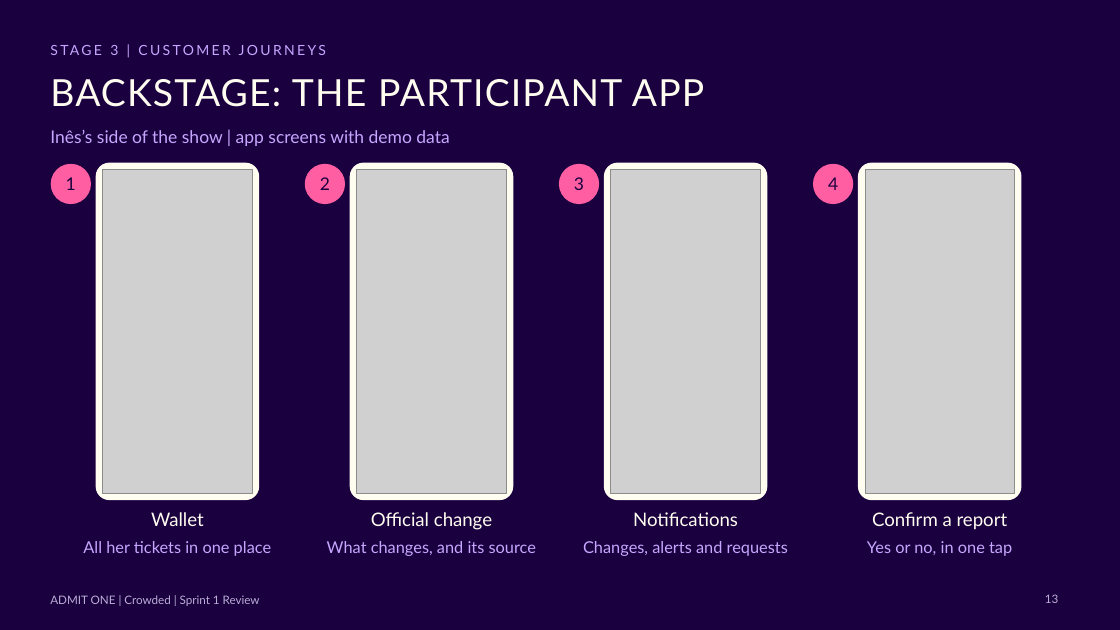
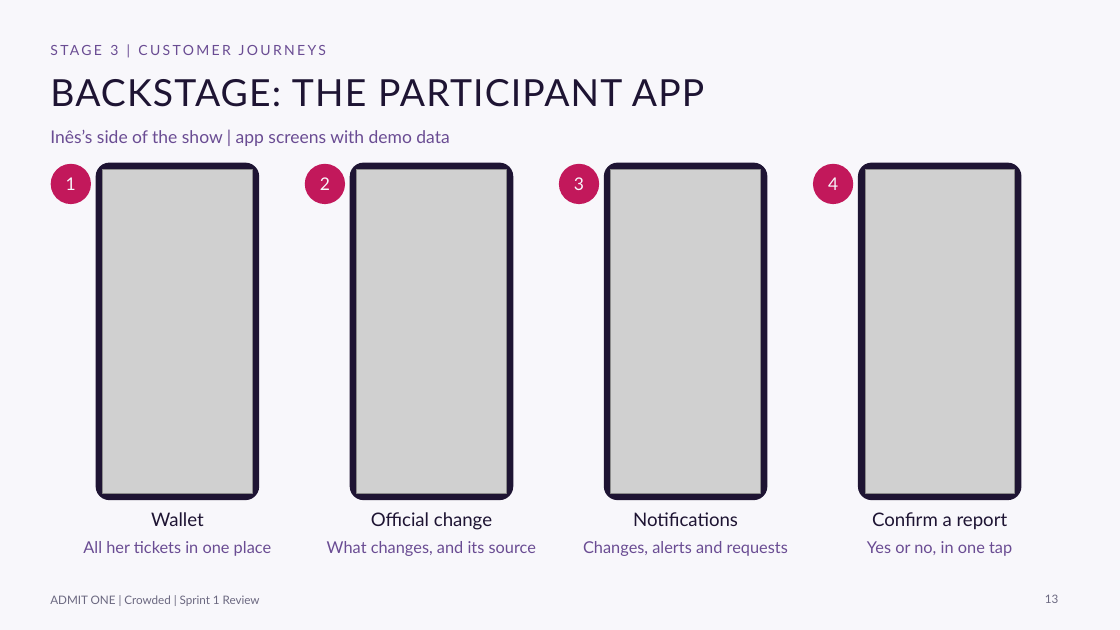
Before and after one commit to andrereis26/crowded-labdsof, a slide deck: slide 13 of docs/presentations/Sprint1/Crowded_LABDSOF_Presentation_Sprint1_TTP.pptx. Drawn at 1120x630 pixels with LibreOffice and Linux fonts; fonts in the diff are those of the drawing; grey boxes stand for pictures. Boxes give left, top, right and bottom in pixels: in the first picture for what was removed or moved away, otherwise in the second. Text is boxed around its words. In the diff, an @@ line names an element or a change of style, - is before the commit and + after.

Commit message:
docs(#12): Redo Sprint 1 PL and T-TP presentations and update operating costs

```diff
--- a/docs/presentations/Sprint1/Crowded_LABDSOF_Presentation_Sprint1_TTP.pptx
+++ b/docs/presentations/Sprint1/Crowded_LABDSOF_Presentation_Sprint1_TTP.pptx
@@ background #1A003E to #F8F7FB @@
@@ text colour #1A003E to #F8F7FB in 4 elements at bbox=[66, 177, 76, 190], bbox=[320, 177, 330, 190], bbox=[574, 177, 584, 190], bbox=[828, 177, 838, 190] @@
@@ fill #FF5FA2 to #C2185B in 4 elements at bbox=[50, 164, 91, 204], bbox=[305, 164, 345, 204], bbox=[559, 164, 599, 204], bbox=[813, 164, 854, 204] @@
@@ fill #FFFCF0 to #1E1433; outline #FFFCF0 2 pt to #1E1433 2 pt in 4 elements at bbox=[97, 164, 258, 499], bbox=[351, 164, 513, 499], bbox=[605, 164, 766, 499], bbox=[860, 164, 1021, 499] @@
@@ text colour #FFFCF0 to #1E1433 in 5 elements at bbox=[50, 79, 704, 107], bbox=[151, 512, 204, 526], bbox=[371, 512, 492, 530], bbox=[633, 512, 738, 526], bbox=[872, 512, 1008, 530] @@
@@ text colour #C7A6FF to #6A4C93 in 6 elements at bbox=[110, 45, 118, 55], bbox=[50, 130, 449, 146], bbox=[83, 541, 271, 556], bbox=[327, 541, 536, 556], bbox=[583, 541, 788, 556], bbox=[867, 541, 1012, 556] @@
@@ text "ADMIT ONE | Crowded | ..." at bbox=[50, 595, 260, 606]: text colour #B9AED6 to #6B6880 @@
@@ page number at bbox=[1045, 594, 1058, 603]: text colour #B9AED6 to #6B6880 @@
```
Also in this commit, not shown: 27 other slides changed, 3 other files.
